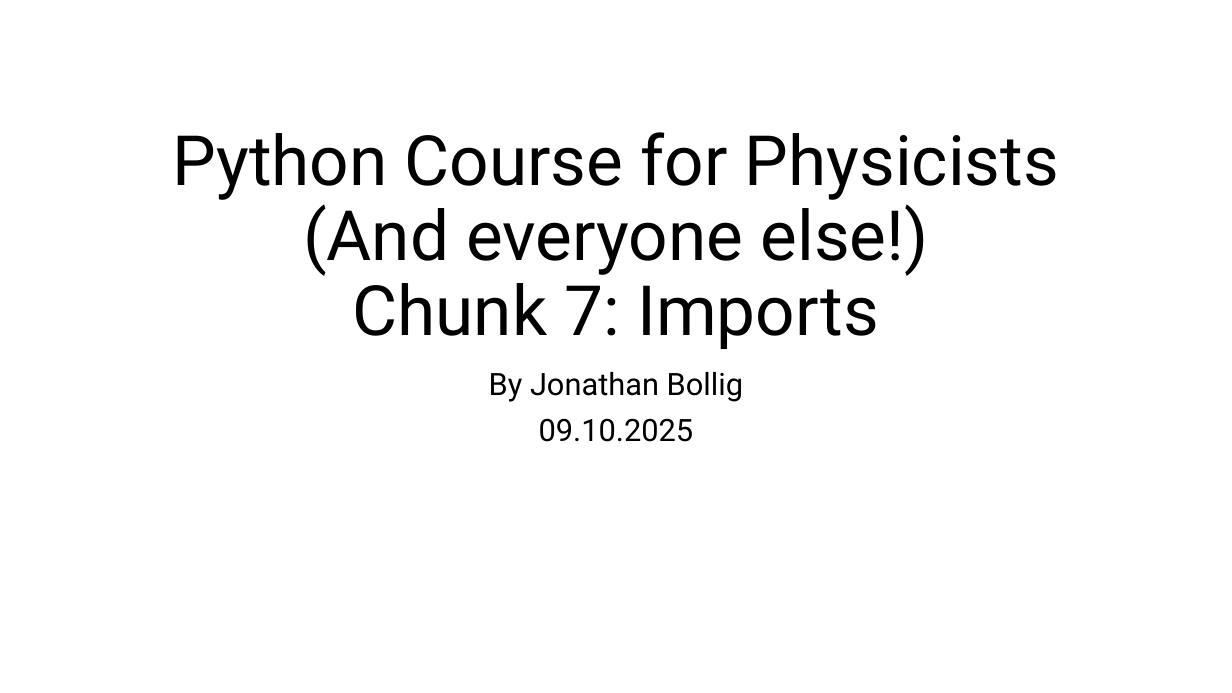
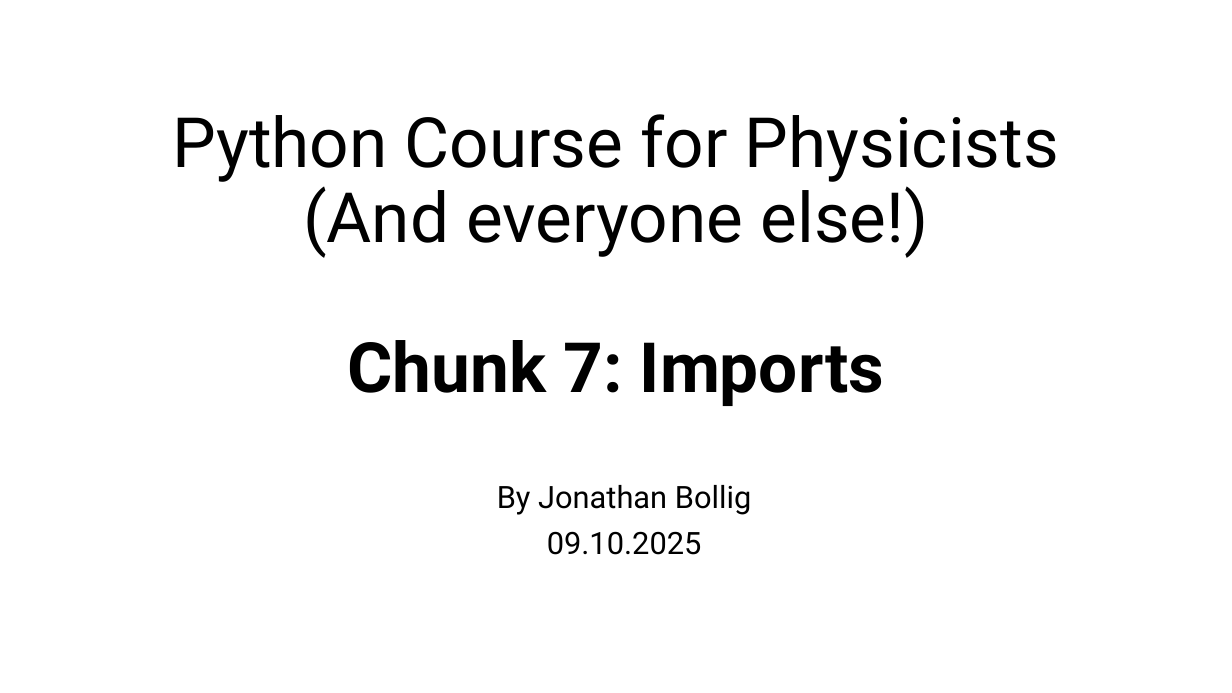
Before and after one commit to jonathanbollig/pycophy, a slide deck: slide 1 of Lecture Resources/Lecture Powerpoints/Chunk 7 - Imports.pptx. Drawn at 1232x693 pixels with LibreOffice and Linux fonts; fonts in the diff are those of the drawing. Boxes give left, top, right and bottom in pixels: in the first picture for what was removed or moved away, otherwise in the second. Text is boxed around its words. In the diff, an @@ line names an element or a change of style, - is before the commit and + after.

```diff
--- a/Lecture Resources/Lecture Powerpoints/Chunk 7 - Imports.pptx
+++ b/Lecture Resources/Lecture Powerpoints/Chunk 7 - Imports.pptx
@@ title "Python Course for Physicists (And ...": place and size @@
-title "Python Course for Physicists (And ..." at [172,132,1059,349]
+title "Python Course for Physicists (And ..." at [172,114,1059,406]
@@ title "Python Course for Physicists (And ..." at [172,114,1059,406]: bold on in "Chunk 7: Imports" @@
@@ subtitle "By Jonathan Bollig": place and size @@
-subtitle "By Jonathan Bollig" at [489,372,743,442]
+subtitle "By Jonathan Bollig" at [497,485,751,555]
```
Also in this commit, not shown: 2 other slides changed, 4 other files.
